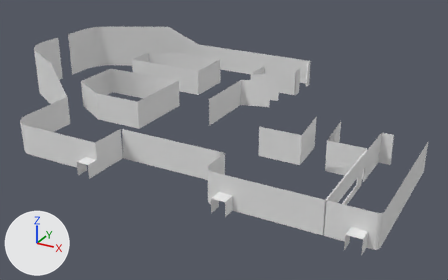
The OBJ model Year3-Game/Assets/_Objects/Map3Walls.obj, before and after one commit.
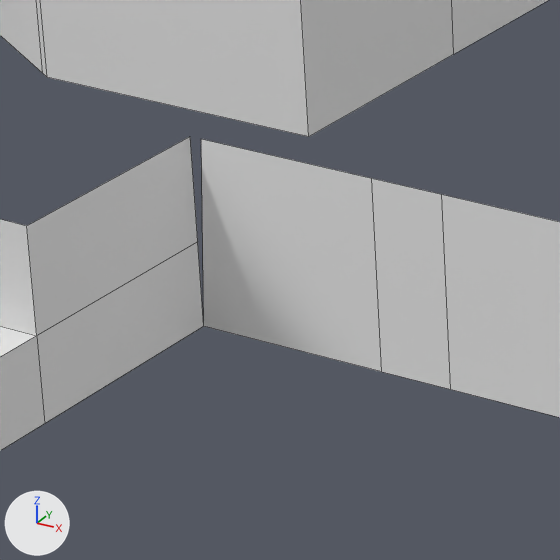
Old and new are each drawn whole from a camera (50 mm lens) standing at (85.9, -97.2, 41.5) and looking at (37.4, -9.1, -2.5) and again close up on the part from 20% to 40% of the width and 38% to 70% of the height. Every picture has the same lights, and +X, +Y and +Z are marked at lower left. The close-ups show mesh edges as thin lines. Where no turn or scale is listed for an object, it has been applied to the vertices.

In view in the first close-up: 'Plane.000_Plane.004'.
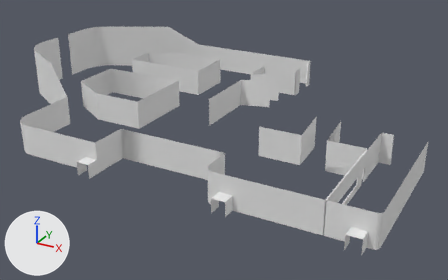
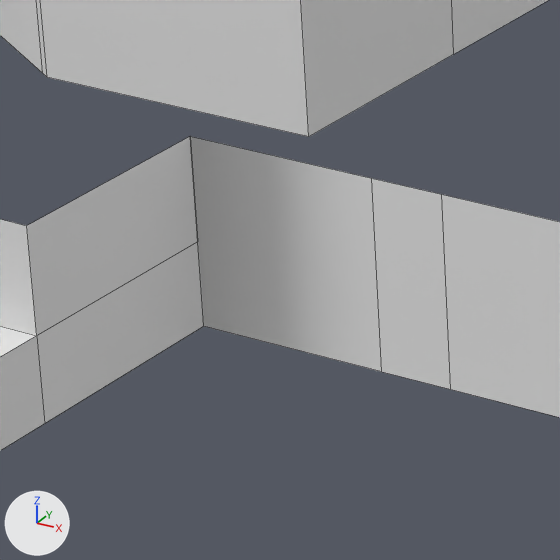
The edits, one by one:
me_plane_000_plane_004 has 311 vertices, 195 faces and spans x -6.0..72.0, y -36.0..20.0, z 0.0..9.0.
me_plane_000_plane_004 is used by ob_plane_000_plane_004; location (0.0, 0.0, 0.0).
Verts and faces of me_plane_000_plane_004; kept vertices keep their numbers, new ones are numbered from 311.
Before the commit, vertices of me_plane_000_plane_004: 46 (35.1, -28.0, 0.0) at pixel (381, 371), 47 (29.8, -28.0, 0.0) at pixel (203, 326), 48 (30.2, -28.0, 5.0) at pixel (201, 138), 49 (35.1, -28.0, 5.0) at pixel (371, 178), 183 (29.8, -28.0, 5.0) at pixel (190, 136).
Part 1, on me_plane_000_plane_004:
Vertices deleted: 48 (with the faces that use them).
New faces: (46, 47, 183, 49).

What differs and where, as boxes [x1, y1, x2, y2] in the close-ups (560 x 560 px; the box of a moved part takes in the faces that stretch with it):
part 1 of me_plane_000_plane_004, moved or reshaped
    before: [201, 139, 382, 372]
    after: [190, 136, 382, 372]
